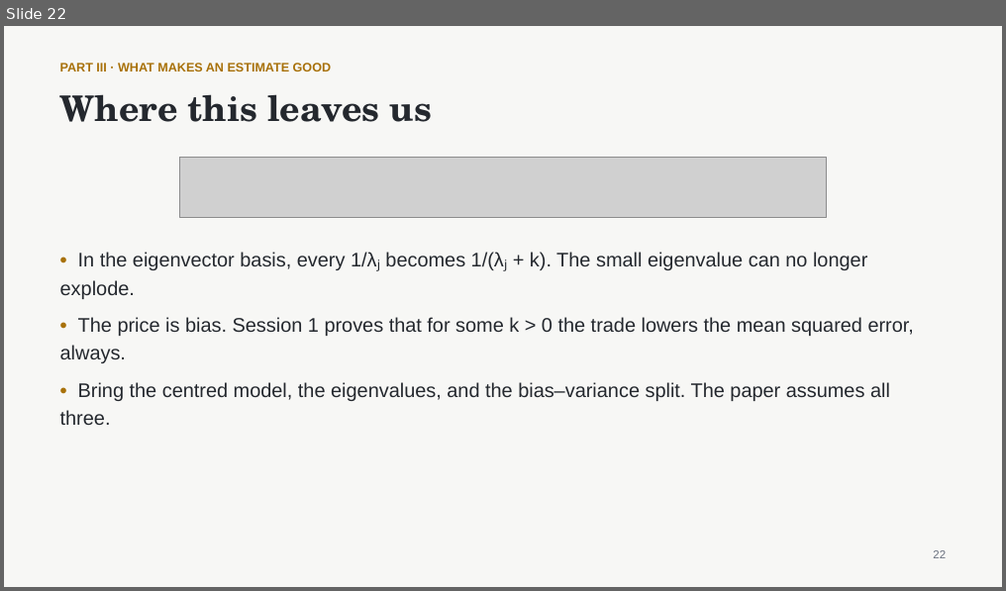
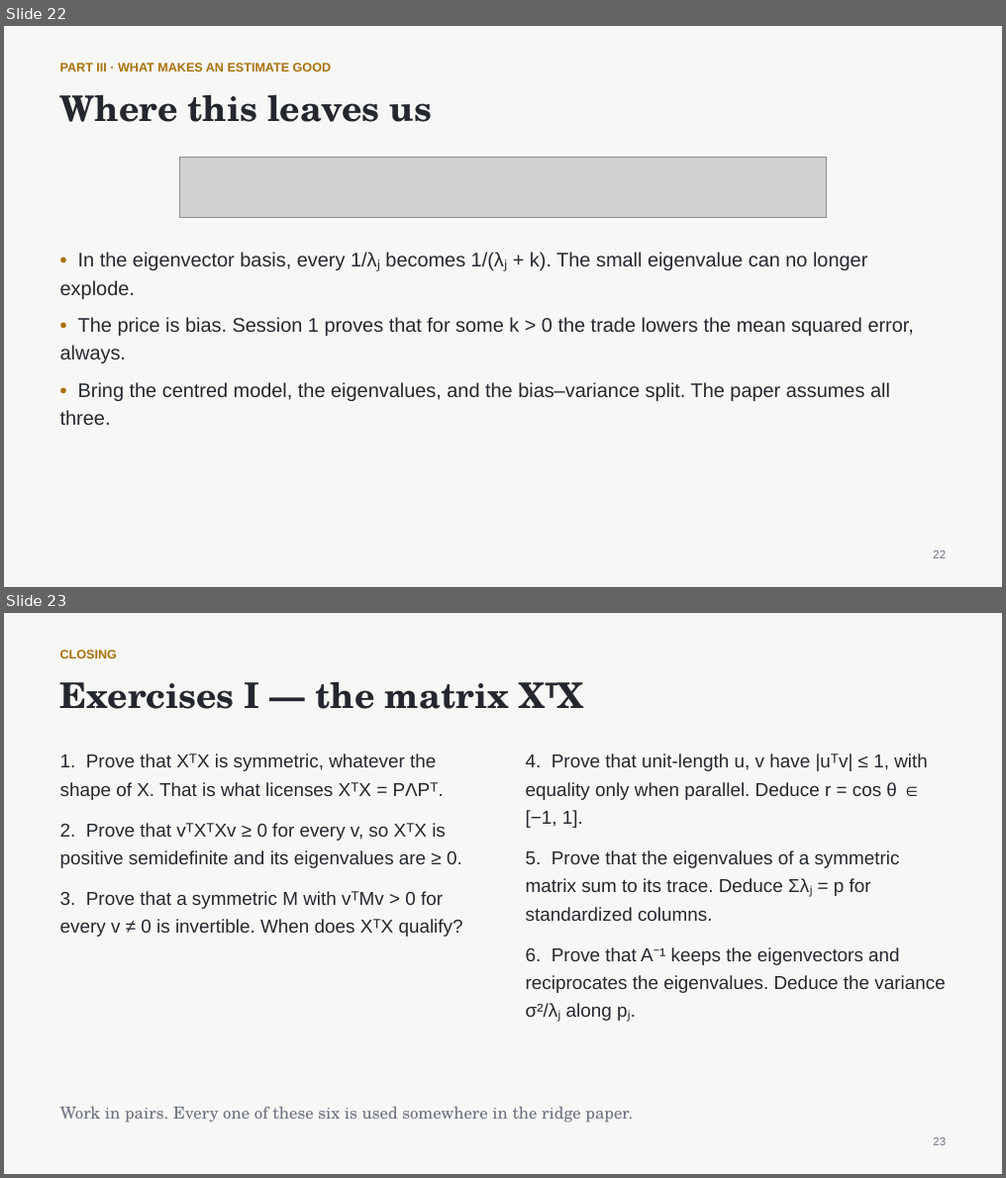
Before and after one commit to nurdauletakhanov/ReadingLab, a slide deck: public/slides/session-0-least-squares-foundations.pptx. Shown one above the other, each under a label of ours: slide 22 before the commit, slides 22 and 23 after it. The pictures are 1006x591 and 1006x1178 pixels, drawn with LibreOffice and Linux fonts; fonts in the diff are those of the drawing; grey boxes stand for pictures. Boxes give left, top, right and bottom in pixels: in the first picture for what was removed or moved away, otherwise in the second. Text is boxed around its words. In the diff, an @@ line names an element or a change of style, - is before the commit and + after.

```diff
--- a/public/slides/session-0-least-squares-foundations.pptx
+++ b/public/slides/session-0-least-squares-foundations.pptx
@@ slide 23 added at bbox=[4, 613, 1002, 1174], background #F7F7F5 @@
@@ text added at bbox=[60, 650, 117, 659], 12 pt, text #A8710A, bold @@
+CLOSING
@@ text added at bbox=[60, 681, 509, 709], 34 pt, text #24282E, bold @@
+Exercises I — the matrix XᵀX
@@ text added at bbox=[60, 754, 463, 937], 18 pt, text #24282E @@
+1. Prove that XᵀX is symmetric, whatever the shape of X. That is what licenses XᵀX = PΛPᵀ.
+2. Prove that vᵀXᵀXv ≥ 0 for every v, so XᵀX is positive semidefinite and its eigenvalues are ≥ 0.
+3. Prove that a symmetric M with vᵀMv > 0 for every v ≠ 0 is invertible. When does XᵀX qualify?
@@ text added at bbox=[526, 754, 944, 1022], 18 pt, text #24282E @@
+4. Prove that unit-length u, v have |uᵀv| ≤ 1, with equality only when parallel. Deduce r = cos θ ∈ [−1, 1].
+5. Prove that the eigenvalues of a symmetric matrix sum to its trace. Deduce Σλⱼ = p for standardized columns.
+6. Prove that A⁻¹ keeps the eigenvectors and reciprocates the eigenvalues. Deduce the variance σ²/λⱼ along pⱼ.
@@ text added at bbox=[60, 1106, 633, 1123], 16 pt, text #6B7280 @@
+Work in pairs. Every one of these six is used somewhere in the ridge paper.
@@ text added at bbox=[933, 1138, 945, 1146], 11 pt, text #6B7280 @@
+23
```
Also in this commit, not shown: 2 slides changed, 3 other files.
